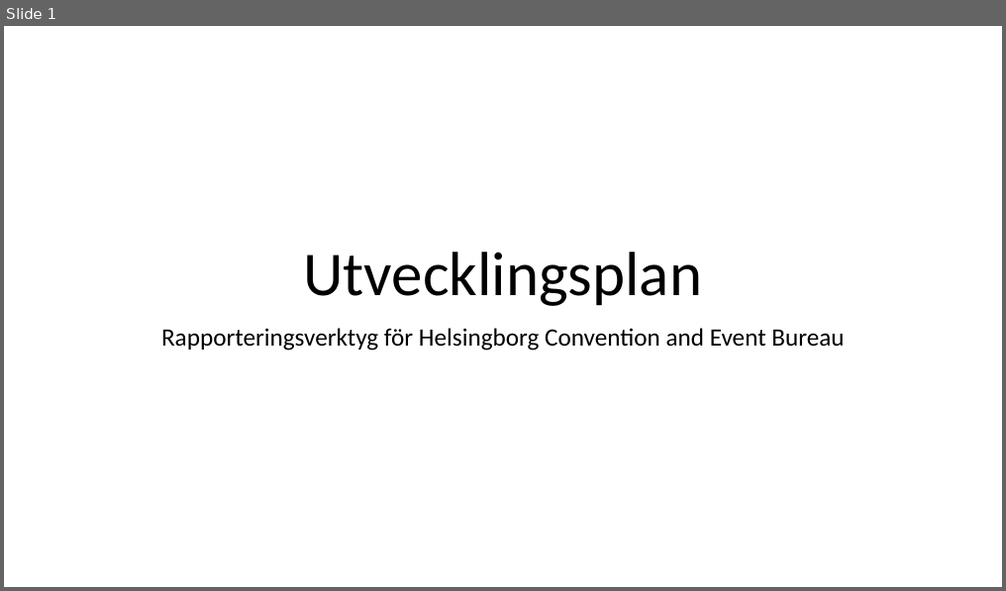
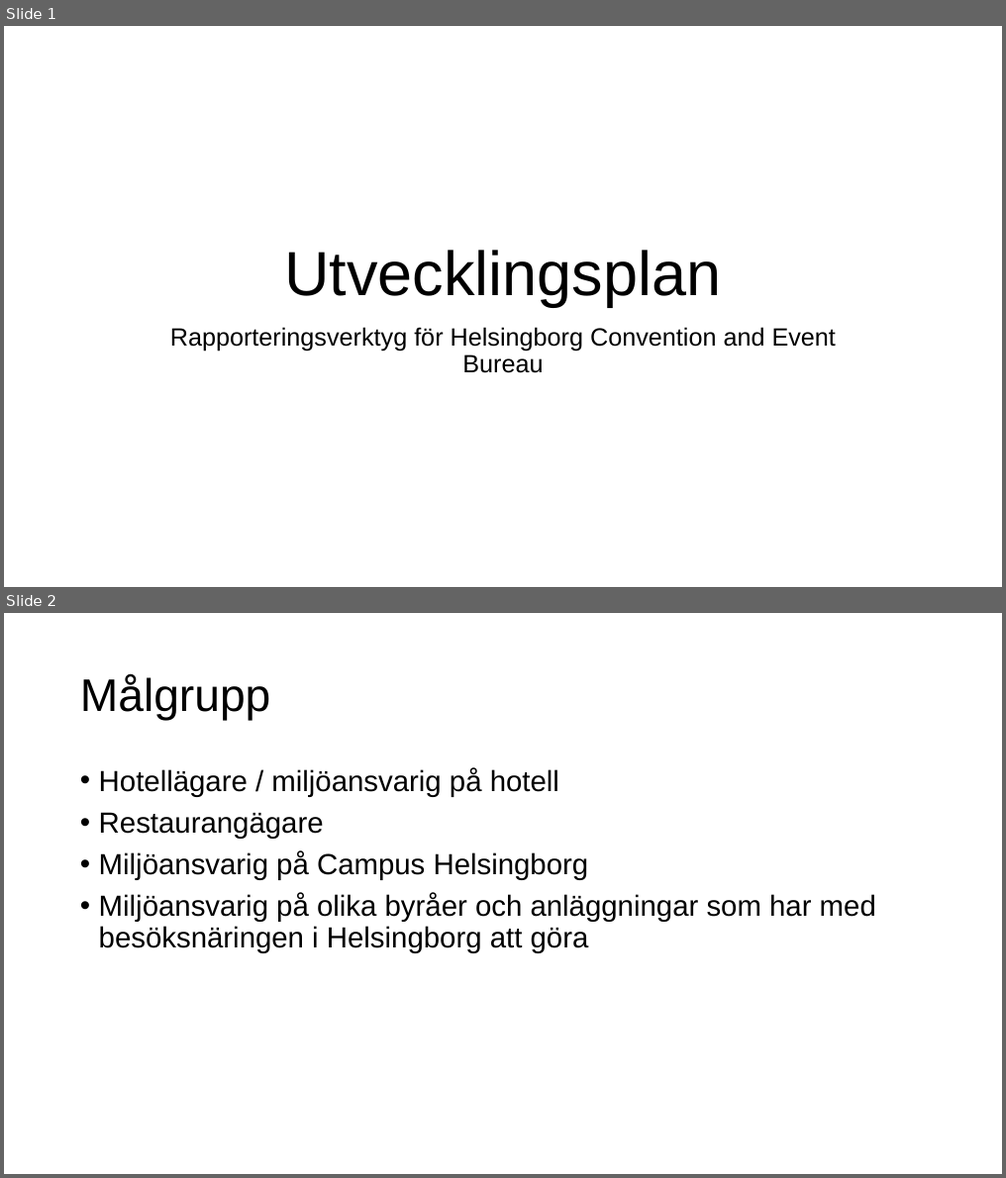
Before and after one commit to Sjofil/HASAB-IDA3, a slide deck: Processrapport/Utvecklingsplan.pptx. Shown one above the other, each under a label of ours: slide 1 before the commit, slides 1 and 2 after it. The pictures are 1006x591 and 1006x1178 pixels, drawn with LibreOffice and Linux fonts; fonts in the diff are those of the drawing. Boxes give left, top, right and bottom in pixels: in the first picture for what was removed or moved away, otherwise in the second. Text is boxed around its words. In the diff, an @@ line names an element or a change of style, - is before the commit and + after.

```diff
--- a/Processrapport/Utvecklingsplan.pptx
+++ b/Processrapport/Utvecklingsplan.pptx
@@ slide 2 added at bbox=[4, 613, 1002, 1174], background #FFFFFF @@
@@ title added at bbox=[80, 675, 271, 721], 44 pt, text #000000 @@
+Målgrupp
@@ text added at bbox=[99, 768, 876, 954], 28 pt, text #000000 @@
+• Hotellägare / miljöansvarig på hotell
+• Restaurangägare
+• Miljöansvarig på Campus Helsingborg
+• Miljöansvarig på olika byråer och anläggningar som har med besöksnäringen i Helsingborg att göra
@@ slide 1 changed as well @@
@@ title "Utvecklingsplan" at bbox=[284, 250, 721, 307]: font Calibri to Arial @@
@@ subtitle "Rapporteringsverktyg för Helsingborg Convention and ..." at bbox=[170, 327, 836, 373]: font Calibri to Arial @@
```
Also in this commit, not shown: 4 other slides added.
